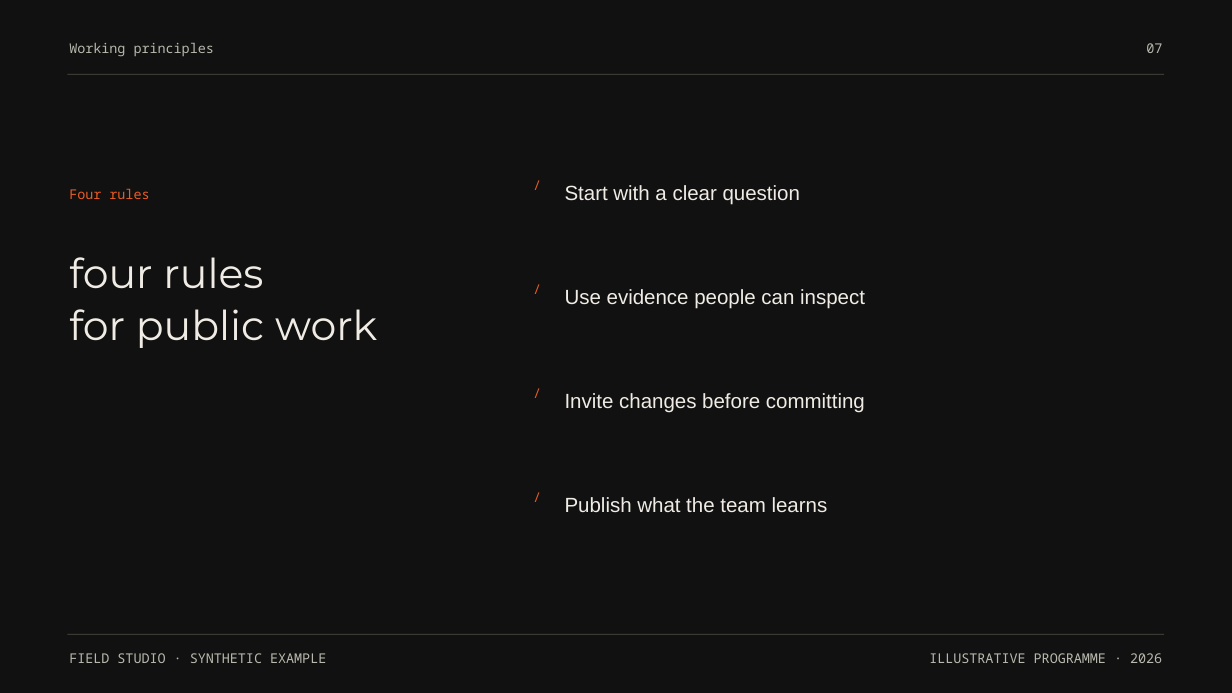
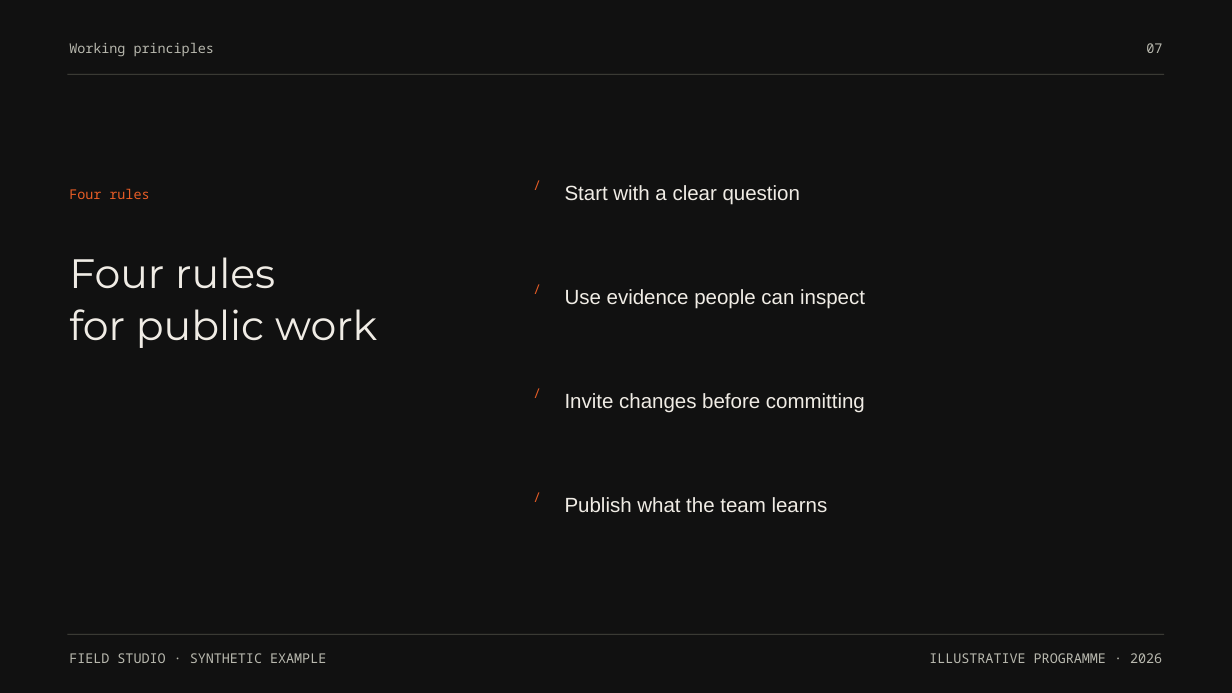
Before and after one commit to hustcer/pptx-nova, a slide deck: slide 7 of pptx-nova/assets/examples/broadside/deck.pptx. Drawn at 1232x693 pixels with LibreOffice and Linux fonts; fonts in the diff are those of the drawing. Boxes give left, top, right and bottom in pixels: in the first picture for what was removed or moved away, otherwise in the second. Text is boxed around its words. In the diff, an @@ line names an element or a change of style, - is before the commit and + after.

```diff
--- a/pptx-nova/assets/examples/broadside/deck.pptx
+++ b/pptx-nova/assets/examples/broadside/deck.pptx
@@ text at (x1=69, y1=257, x2=275, y2=289): text changed @@
-four rules
+Four rules
```
Also in this commit, not shown: 9 other slides changed, 14 other files.
